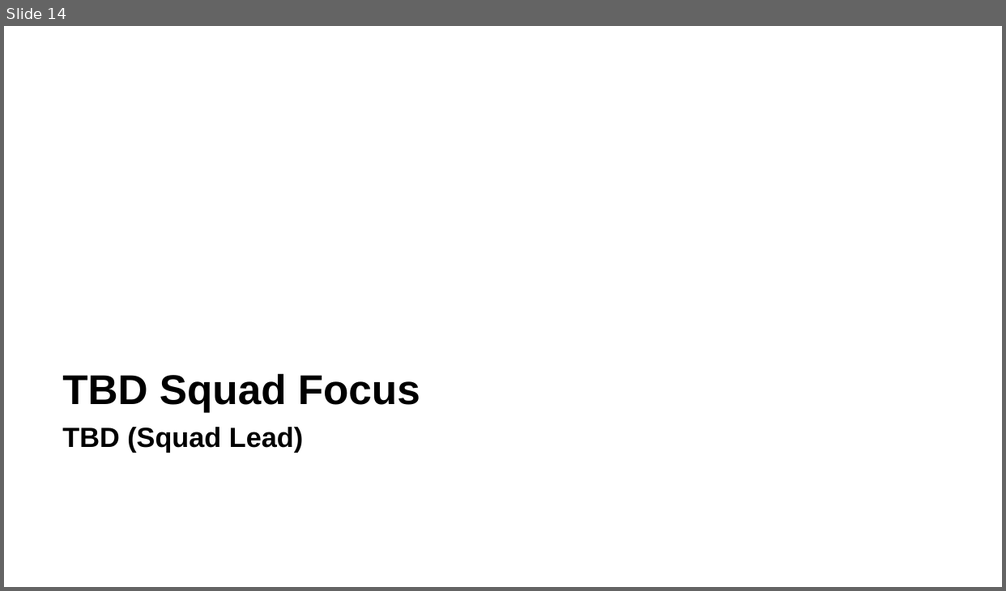
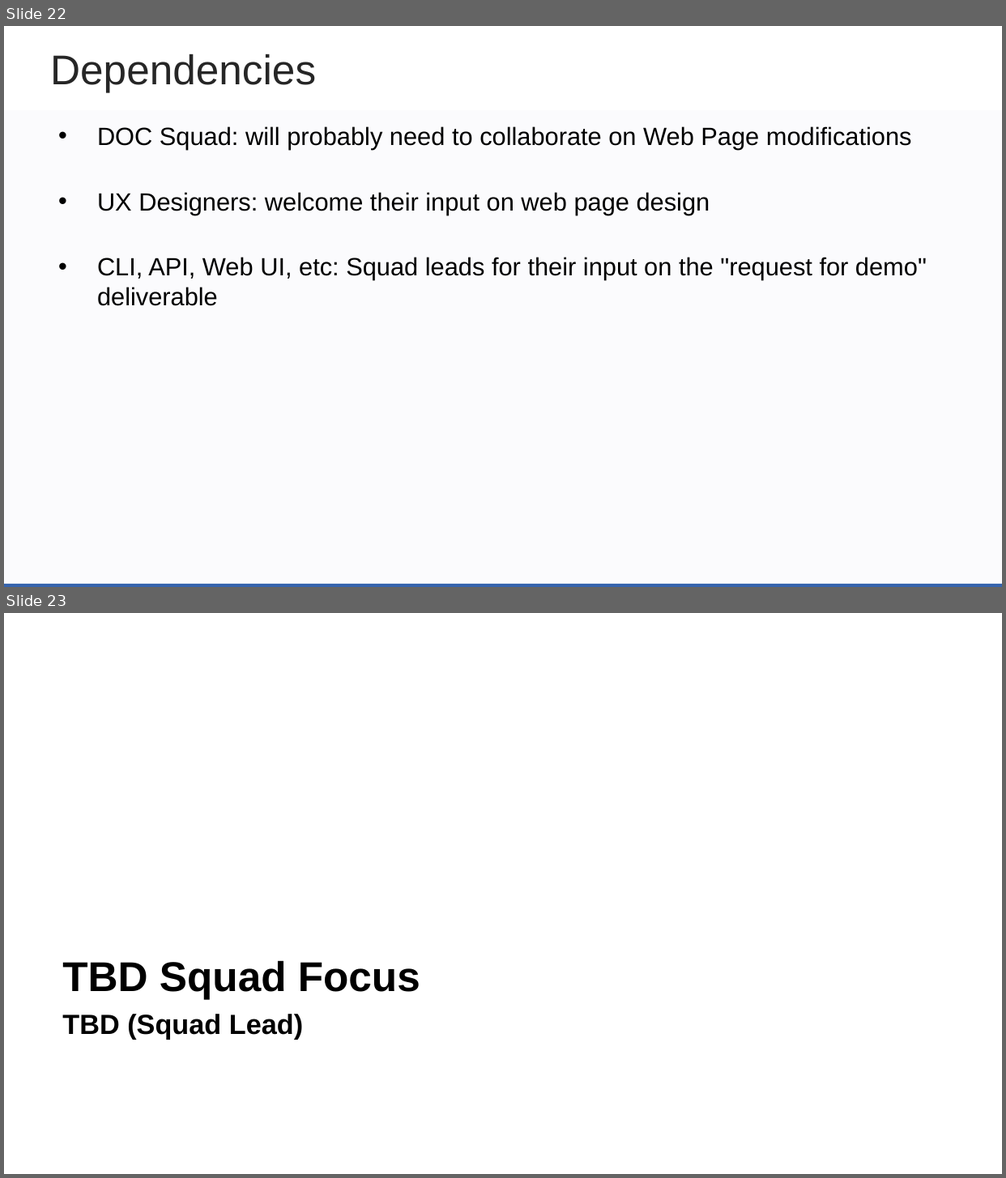
Before and after one commit to zowe/community, a slide deck: Project Management/PI Planning/20PI4 Planning/Zowe Community Squad Focus for 20PI4.pptx. Shown one above the other, each under a label of ours: slide 14 before the commit, slides 22 and 23 after it. The pictures are 1006x591 and 1006x1178 pixels, drawn with LibreOffice and Linux fonts; fonts in the diff are those of the drawing; background and template pictures are left out. Boxes give left, top, right and bottom in pixels: in the first picture for what was removed or moved away, otherwise in the second. Text is boxed around its words. In the diff, an @@ line names an element or a change of style, - is before the commit and + after.

Commit message:
Add CLI and Onboarding Squad Proposed Objectives

```diff
--- a/Project Management/PI Planning/20PI4 Planning/Zowe Community Squad Focus for 20PI4.pptx
+++ b/Project Management/PI Planning/20PI4 Planning/Zowe Community Squad Focus for 20PI4.pptx
@@ slide 22 added at <box>4,26,1002,587</box>, background #FFFFFF @@
@@ text added at <box>50,54,316,92</box>, 30 pt, text #262626 @@
+Dependencies
@@ rectangle added at <box>4,109,1002,587</box>, fill #3664AD at 2% opacity @@
@@ text added at <box>97,126,927,306</box>, 18 pt, text #000000 @@
+• DOC Squad: will probably need to collaborate on Web Page modifications
+• UX Designers: welcome their input on web page design
+• CLI, API, Web UI, etc: Squad leads for their input on the "request for demo" deliverable
@@ rectangle added at <box>4,584,1002,587</box>, fill #3664AD @@
@@ what was slide 14 is now slide 23 @@
```
Also in this commit, not shown: 11 slides changed, 8 other slides added.
